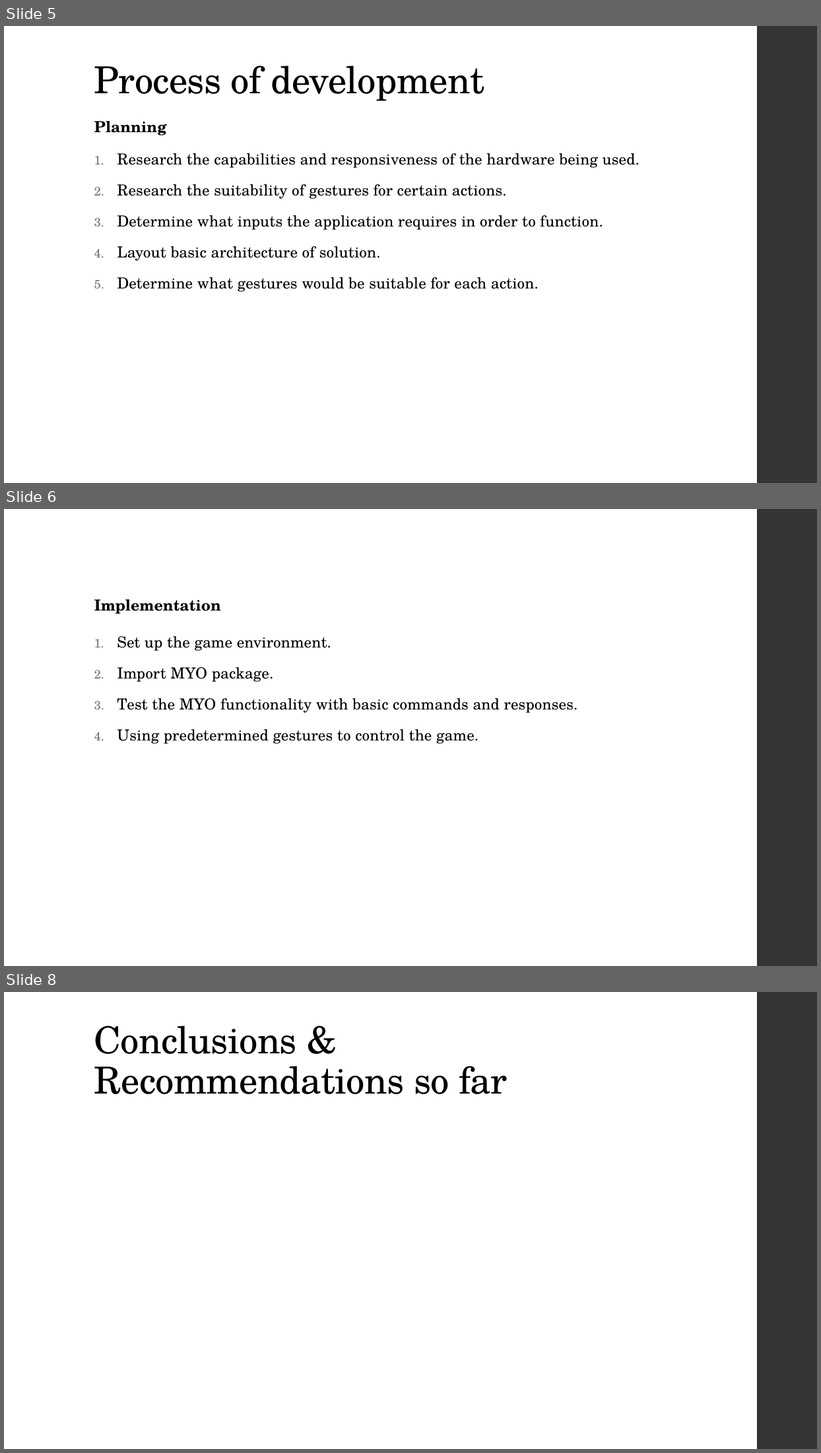
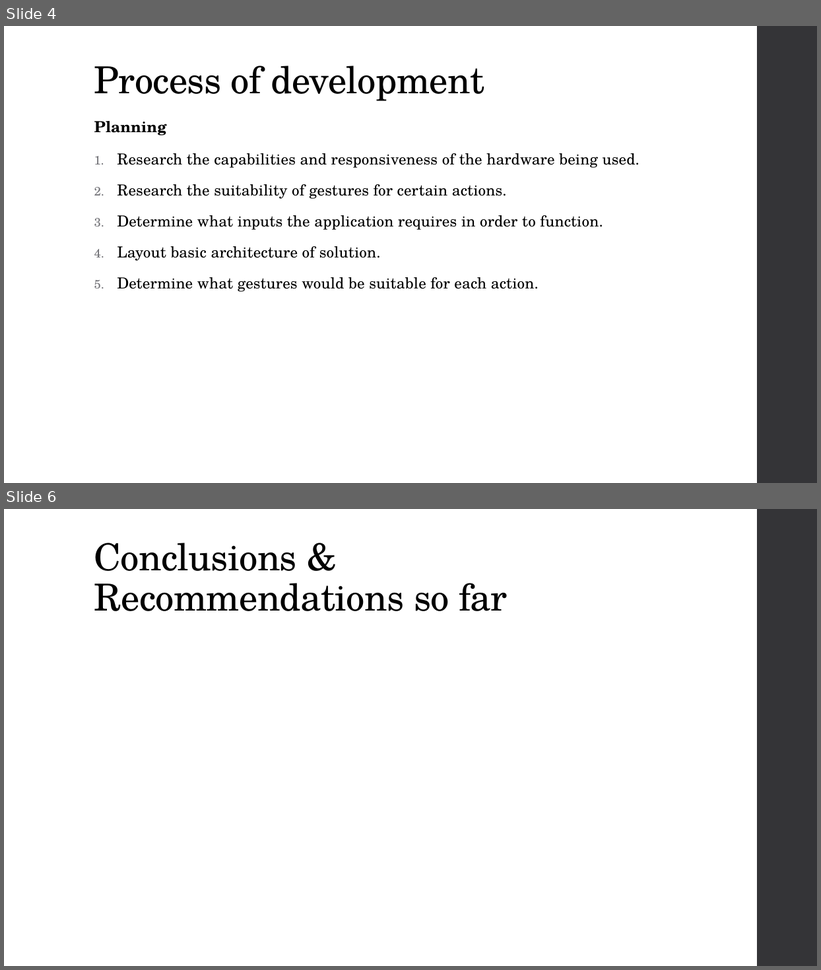
Before and after one commit to JKinsella1991/GestureBasedURI, a slide deck: GesturePresentation.pptx. Shown one above the other, each under a label of ours: slides 5, 6 and 8 before the commit, slides 4 and 6 after it; the slides between them are not shown. The pictures are 821x1453 and 821x970 pixels, drawn with LibreOffice and Linux fonts; fonts in the diff are those of the drawing. Boxes give left, top, right and bottom in pixels: in the first picture for what was removed or moved away, otherwise in the second. Text is boxed around its words. In the diff, an @@ line names an element or a change of style, - is before the commit and + after.

```diff
--- a/GesturePresentation.pptx
+++ b/GesturePresentation.pptx
@@ slide 6 removed at box(4, 509, 817, 966), background #FFFFFF; not listed: 1 template element that a slide beside it also shows @@
@@ text removed at box(94, 599, 221, 614) @@
-Implementation
@@ text removed at box(117, 636, 578, 744) @@
-1. Set up the game environment.
-2. Import MYO package.
-3. Test the MYO functionality with basic commands and responses.
-4. Using predetermined gestures to control the game.
@@ what was slide 5 is now slide 4 @@
@@ what was slide 8 is now slide 6 @@
```
Also in this commit, not shown: 1 slide added, 2 other slides removed, 18 other files.
